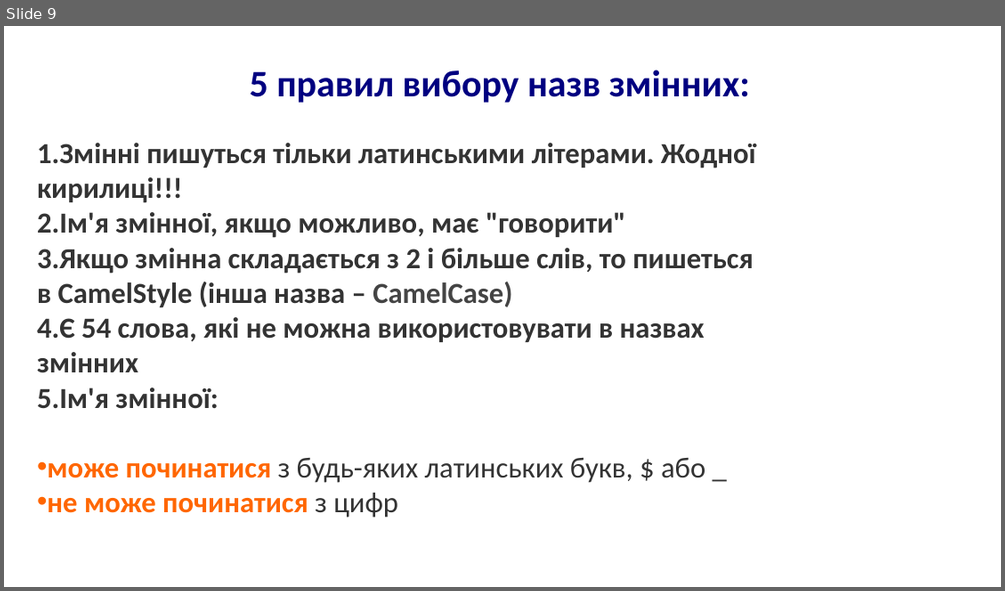
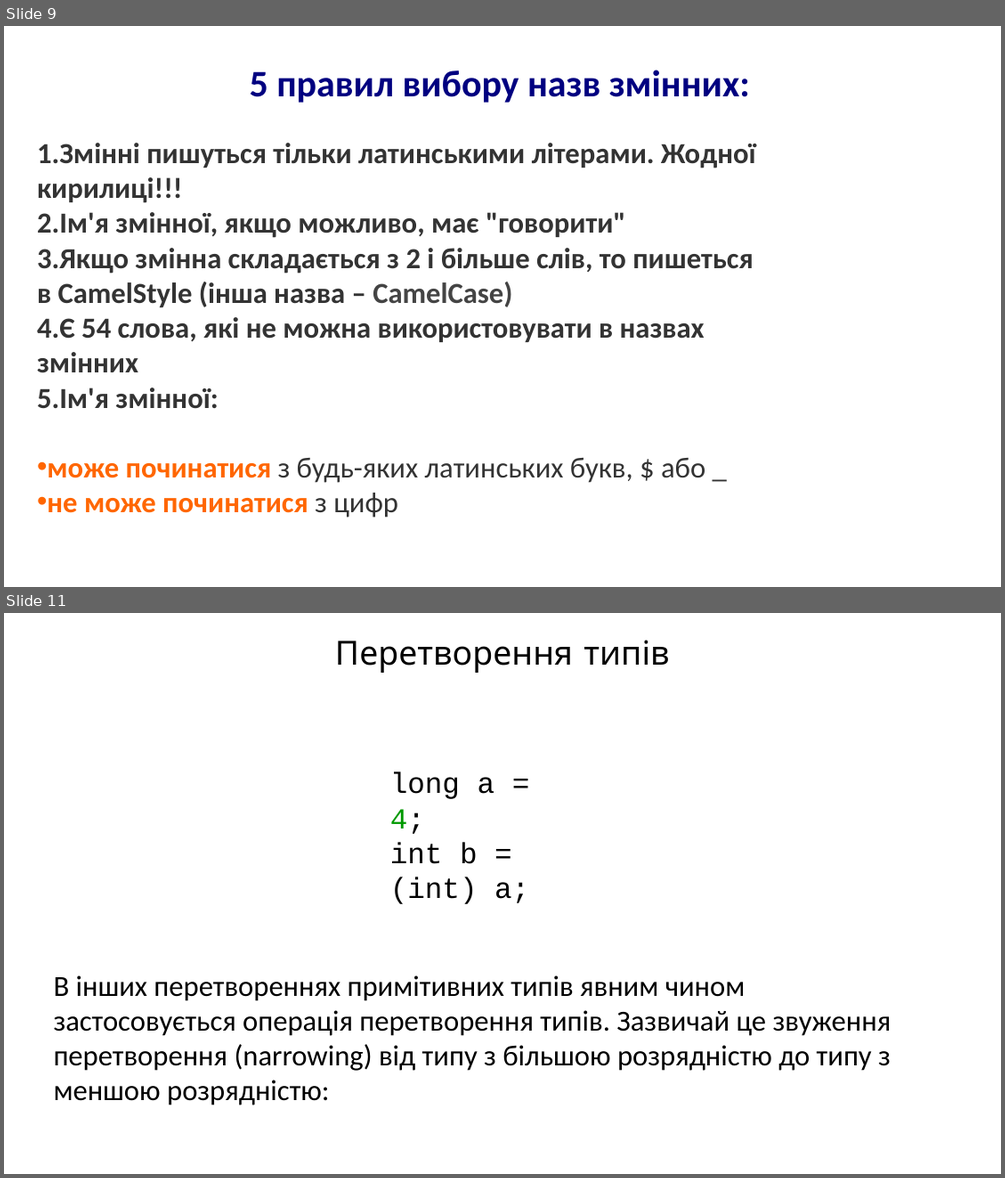
Before and after one commit to arg3ntuum/JavaCourse, a slide deck: Java Урок 1 Змінні.pptx. Shown one above the other, each under a label of ours: slide 9 before the commit, slides 9 and 11 after it; the slides between them are not shown. The pictures are 1005x591 and 1005x1178 pixels, drawn with LibreOffice and Linux fonts; fonts in the diff are those of the drawing. Boxes give left, top, right and bottom in pixels: in the first picture for what was removed or moved away, otherwise in the second. Text is boxed around its words. In the diff, an @@ line names an element or a change of style, - is before the commit and + after.

```diff
--- a/Java Урок 1 Змінні.pptx
+++ b/Java Урок 1 Змінні.pptx
@@ slide 11 added at [4, 613, 1001, 1174], background #FFFFFF @@
@@ text added at [335, 640, 669, 673], 32 pt, text #000000 @@
+Перетворення типів
@@ text added at [390, 772, 529, 904], 28 pt, text #000000 @@
+long a = 4;
+int b = (int) a;
@@ text added at [54, 975, 891, 1105], 28 pt, text #000000 @@
+В інших перетвореннях примітивних типів явним чином застосовується операція перетворення типів. Зазвичай це звуження перетворення (narrowing) від типу з більшою розрядністю до типу з меншою розрядністю:
```
Also in this commit, not shown: 2 other slides added, 1 other file.
